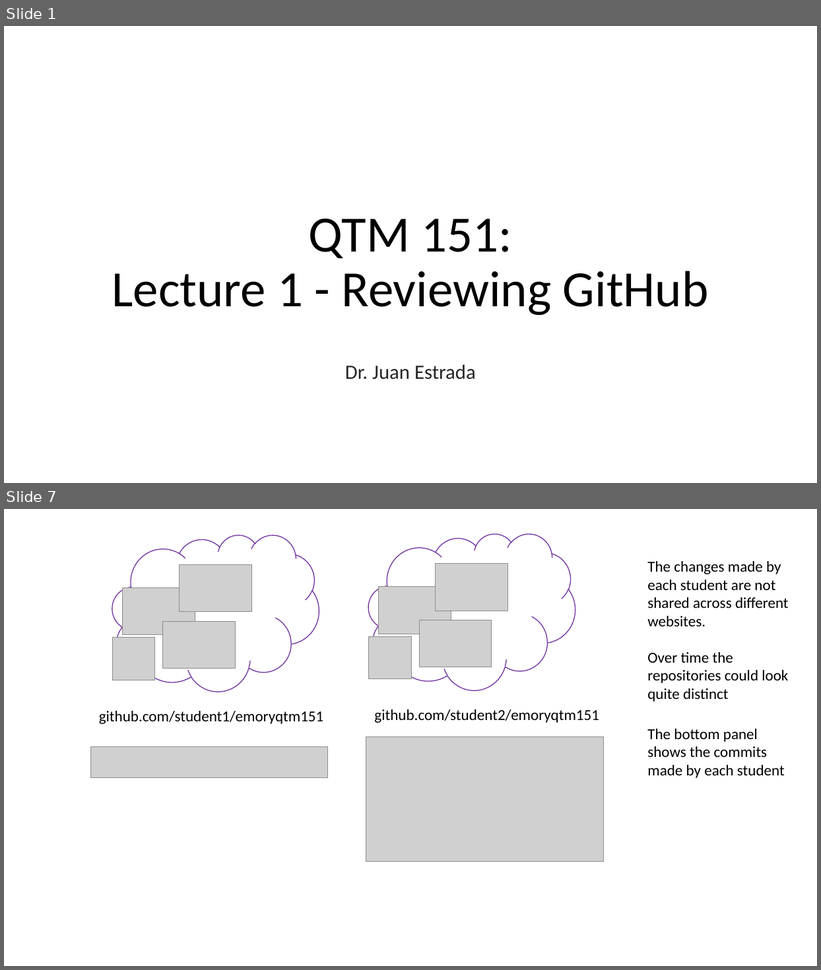
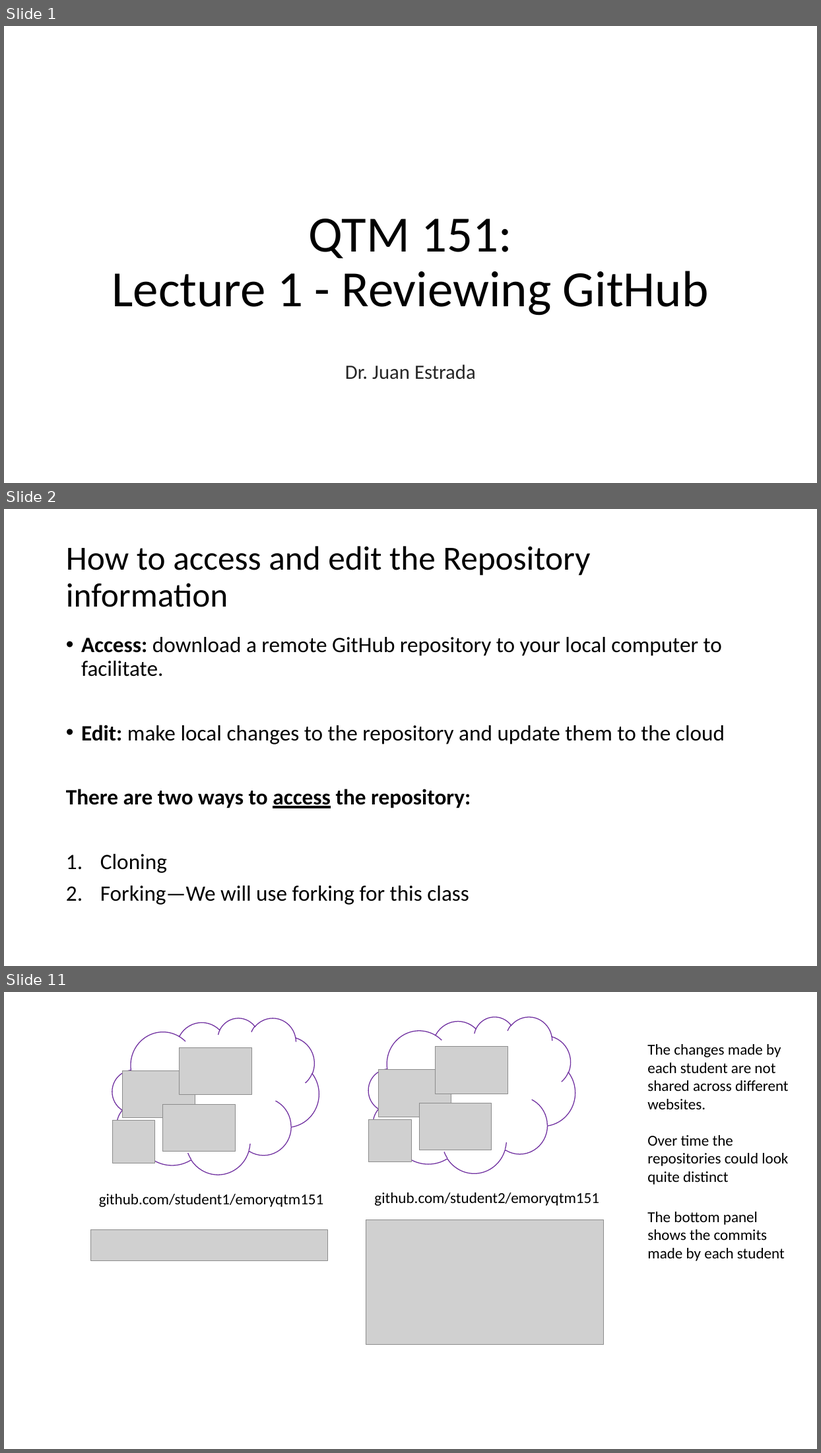
Before and after one commit to yoonpk147/qtm151_fall_2023, a slide deck: lecture_01/Lecture-GithubReview.pptx. Shown one above the other, each under a label of ours: slides 1 and 7 before the commit, slides 1, 2 and 11 after it; the slides between them are not shown. The pictures are 821x970 and 821x1453 pixels, drawn with LibreOffice and Linux fonts; fonts in the diff are those of the drawing; grey boxes stand for pictures; background and template pictures are left out. Boxes give left, top, right and bottom in pixels: in the first picture for what was removed or moved away, otherwise in the second. Text is boxed around its words. In the diff, an @@ line names an element or a change of style, - is before the commit and + after.

```diff
--- a/lecture_01/Lecture-GithubReview.pptx
+++ b/lecture_01/Lecture-GithubReview.pptx
@@ slide 2 added at box(4, 509, 817, 966), background #FFFFFF @@
@@ title added at box(66, 546, 590, 607), 40 pt, text #000000 @@
+How to access and edit the Repository information
@@ text added at box(66, 637, 725, 905), 25.9 pt, text #000000 @@
+• Access: download a remote GitHub repository to your local computer to facilitate.
+• Edit: make local changes to the repository and update them to the cloud
+There are two ways to access the repository:
+1. Cloning
+2. Forking—We will use forking for this class
@@ what was slide 7 is now slide 11 @@
```
Also in this commit, not shown: 2 slides changed, 5 other slides added, 2 slides removed.
